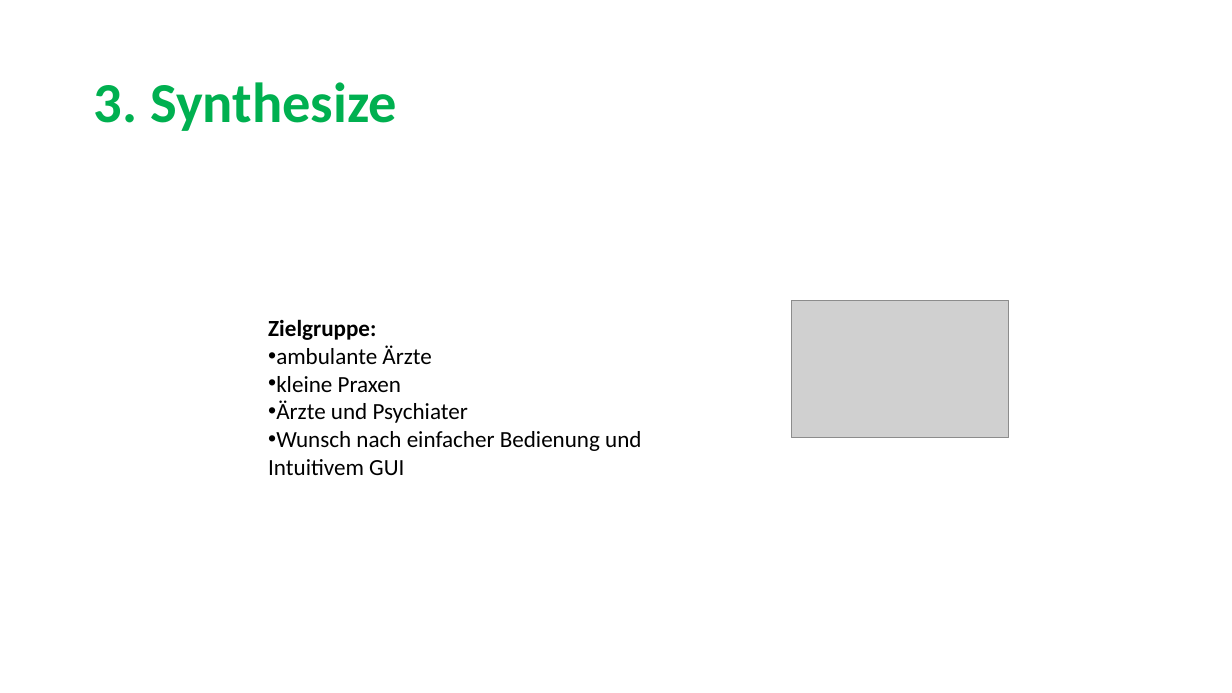
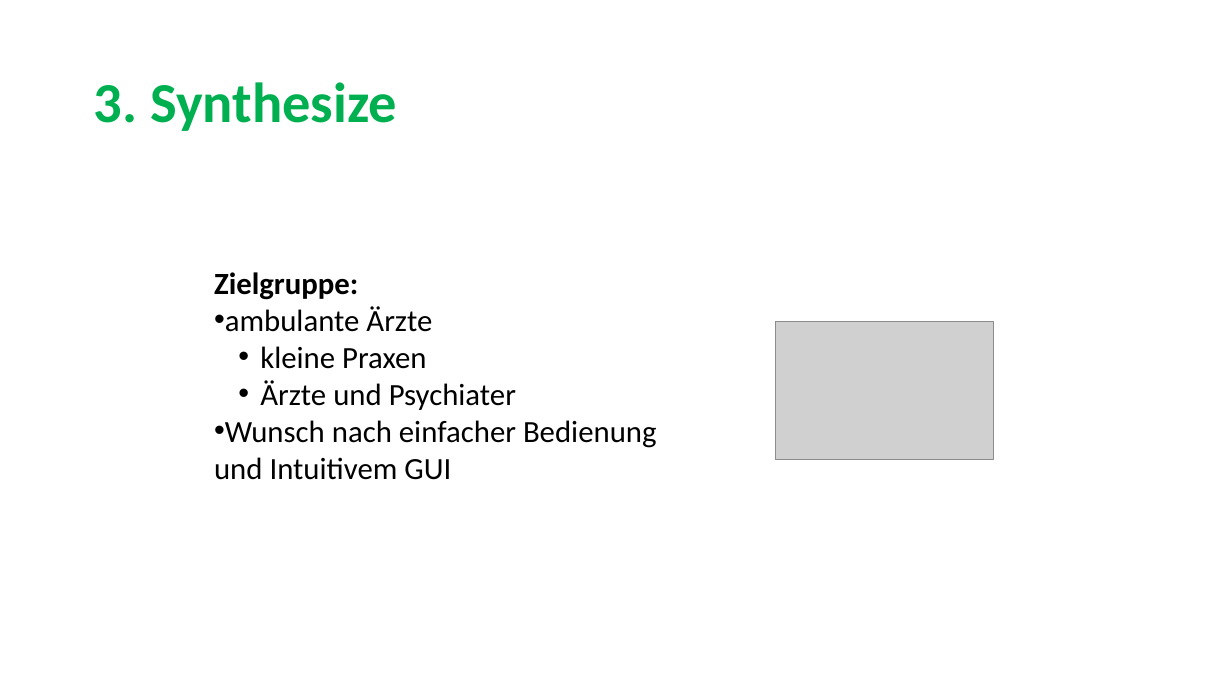
Before and after one commit to sarahmele/ch.bfh.btx8081.w2015.green, a slide deck: slide 9 of doc/task03/Task3.pptx. Drawn at 1232x693 pixels with LibreOffice and Linux fonts; fonts in the diff are those of the drawing; grey boxes stand for pictures. Boxes give left, top, right and bottom in pixels: in the first picture for what was removed or moved away, otherwise in the second. Text is boxed around its words. In the diff, an @@ line names an element or a change of style, - is before the commit and + after.

```diff
--- a/doc/task03/Task3.pptx
+++ b/doc/task03/Task3.pptx
@@ text "Zielgruppe:": place and size @@
-text "Zielgruppe:" at (268, 319, 641, 475)
+text "Zielgruppe:" at (214, 272, 657, 480)
@@ text "Zielgruppe:" at (214, 272, 657, 480): size 18 to 24 pt; list level 1 to 2 in "kleine Praxen"; list level 1 to 2 in "Ärzte und Psychiater" @@
@@ picture: place and size @@
-picture at (792, 300, 1009, 438)
+picture at (776, 322, 994, 459)
```
Also in this commit, not shown: 8 other slides changed.
